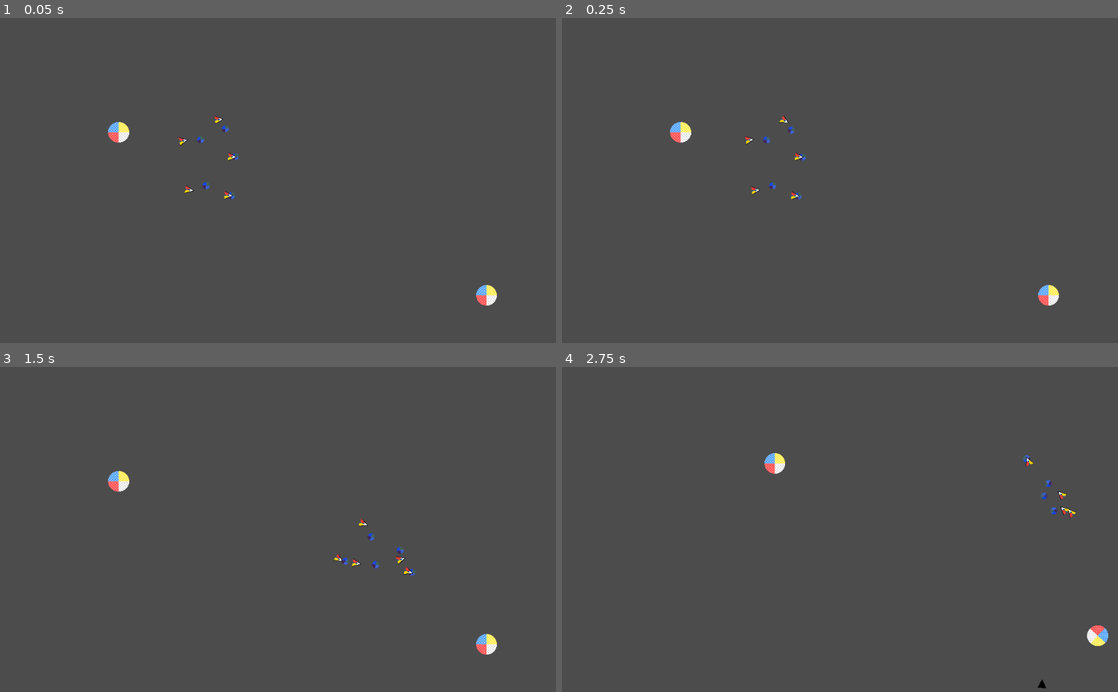
Above: before the commit, frames 1-4 (two rows, left to right).
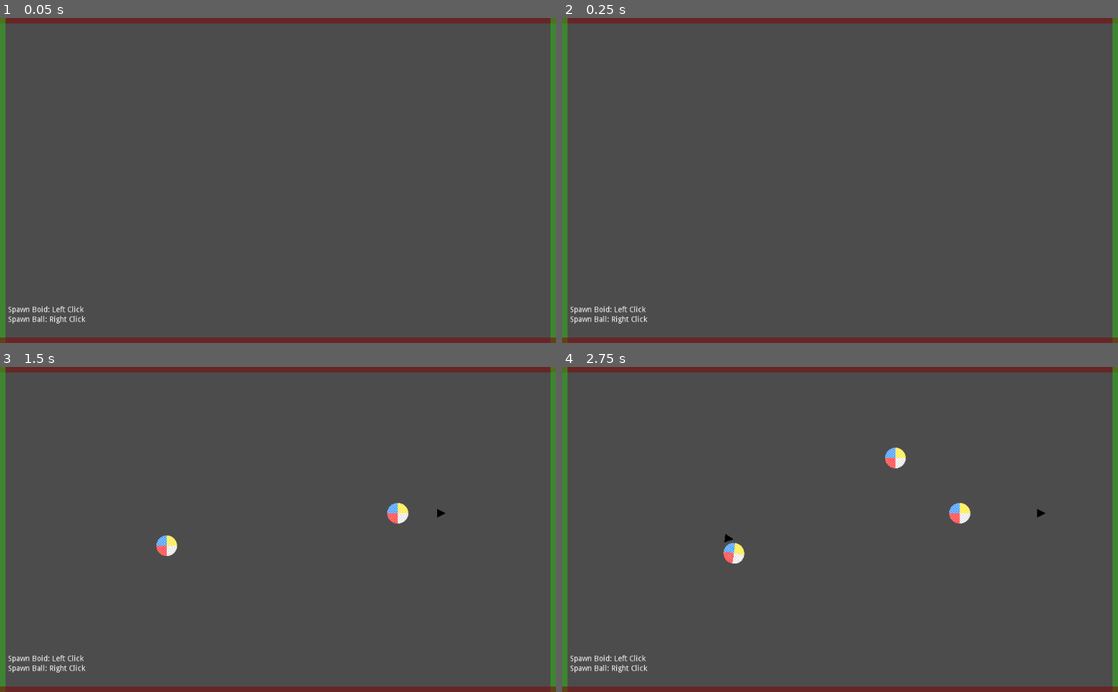
Above: after the commit, the same moments.

Repository: CluckeyMcCormick/fictional-guacamole
Game: Godot game, scene res://scenes/proto/BoidSpace.tscn
The game is run twice, just before and just after one commit, with the same random seed, the same clock (stepped at 60 frames per second) and the same inputs.
Inputs (mouse positions are in pixels of both pictures, inside the frame that each line leads up to):
- Up to frame 1 (0.05 s): no input
- Up to frame 2 (0.25 s): no input
- Up to frame 3 (1.5 s): move the mouse to (400, 513) at 0.52 s; press the mouse at (400, 513) at 0.53 s; right-click (400, 513) at 0.8 s; move the mouse to (166, 545) at 1.27 s; release the mouse at (166, 545) at 1.28 s; right-click (166, 545) at 1.35 s
- Up to frame 4 (2.75 s): click (728, 545) at 1.55 s; move the mouse to (895, 458) at 2.02 s; hold S (scroll_down) from 2.03 s (still down); right-click (895, 458) at 2.3 s

The runs differ from the first frame. In frame 1, 6.2% of the frame differs, in the area x 0-100%, y 0-100%; in frame 2, 6.2%; in frame 3, 6.6%; in frame 4, 6.8%.

Commit message:
Spawn boids & balls on command
To finish up the boid experiment, I want to readily play around with
the amount of boids and the amount of obstacles (death balls).

To that end, I've created the BoidSpawner scene, which now
encapsulates the BoidFaction scene. This scene listens for input on
the left & right mouse clicks; it then spawns a boid or a ball.

To make the control scheme clearer, I also added a small GUI. It's a
of text lines to tell the user the control scheme.

Diff:
--- a/FicGuac/project.godot
+++ b/FicGuac/project.godot
@@ -46,6 +46,16 @@
 "events": [ Object(InputEventKey,"resource_local_to_scene":false,"resource_name":"","device":0,"alt":false,"shift":false,"control":false,"meta":false,"command":false,"pressed":false,"scancode":80,"unicode":0,"echo":false,"script":null)
  ]
 }
+spawn_boid={
+"deadzone": 0.5,
+"events": [ Object(InputEventMouseButton,"resource_local_to_scene":false,"resource_name":"","device":-1,"alt":false,"shift":false,"control":false,"meta":false,"command":false,"button_mask":0,"position":Vector2( 0, 0 ),"global_position":Vector2( 0, 0 ),"factor":1.0,"button_index":1,"pressed":false,"doubleclick":false,"script":null)
+ ]
+}
+spawn_death_ball={
+"deadzone": 0.5,
+"events": [ Object(InputEventMouseButton,"resource_local_to_scene":false,"resource_name":"","device":0,"alt":false,"shift":false,"control":false,"meta":false,"command":false,"button_mask":0,"position":Vector2( 0, 0 ),"global_position":Vector2( 0, 0 ),"factor":1.0,"button_index":2,"pressed":false,"doubleclick":false,"script":null)
+ ]
+}
 
 [layer_names]
 
--- a/FicGuac/scenes/proto/BoidSpace.gd
+++ b/FicGuac/scenes/proto/BoidSpace.gd
@@ -14,12 +14,6 @@
         randomize()
     Engine.time_scale = engine_speed
 
-    $boid01.set_faction($MasterFaction)
-    $boid02.set_faction($MasterFaction)
-    $boid03.set_faction($MasterFaction)
-    $boid04.set_faction($MasterFaction)
-    $boid05.set_faction($MasterFaction)
-
 # Called every frame. 'delta' is the elapsed time since the previous frame.
 #func _process(delta):
 #    pass
--- a/FicGuac/scenes/proto/BoidSpace.tscn
+++ b/FicGuac/scenes/proto/BoidSpace.tscn
@@ -1,9 +1,7 @@
-[gd_scene load_steps=9 format=2]
+[gd_scene load_steps=7 format=2]
 
 [ext_resource path="res://scenes/proto/BoidSpace.gd" type="Script" id=1]
-[ext_resource path="res://scenes/proto/boid/BoidMicro.tscn" type="PackedScene" id=2]
-[ext_resource path="res://scenes/proto/BounceBall.tscn" type="PackedScene" id=3]
-[ext_resource path="res://scenes/proto/boid/BoidFaction.tscn" type="PackedScene" id=4]
+[ext_resource path="res://scenes/proto/boid/BoidSpawner.tscn" type="PackedScene" id=2]
 
 [sub_resource type="RectangleShape2D" id=1]
 extents = Vector2( 512, 10 )
@@ -20,45 +18,70 @@
 [node name="Node2D" type="Node2D"]
 script = ExtResource( 1 )
 
-[node name="boid01" parent="." instance=ExtResource( 2 )]
-position = Vector2( 428.16, 256.323 )
-
-[node name="boid02" parent="." instance=ExtResource( 2 )]
-position = Vector2( 337.946, 226.252 )
-
-[node name="boid03" parent="." instance=ExtResource( 2 )]
-position = Vector2( 421, 327.922 )
-
-[node name="boid04" parent="." instance=ExtResource( 2 )]
-position = Vector2( 349.401, 317.898 )
-
-[node name="boid05" parent="." instance=ExtResource( 2 )]
-position = Vector2( 403.817, 187.589 )
-
 [node name="CollideBox" type="StaticBody2D" parent="."]
 editor/display_folded = true
-visible = false
 
 [node name="cbTop" type="CollisionShape2D" parent="CollideBox"]
 position = Vector2( 512, 0 )
 shape = SubResource( 1 )
 
+[node name="cbColoTop" type="ColorRect" parent="CollideBox"]
+margin_top = -10.0
+margin_right = 1024.0
+margin_bottom = 10.0
+color = Color( 0.513726, 0, 0, 0.501961 )
+
 [node name="cbLeft" type="CollisionShape2D" parent="CollideBox"]
 position = Vector2( 0, 300 )
 shape = SubResource( 2 )
+
+[node name="cbColoLeft" type="ColorRect" parent="CollideBox"]
+margin_left = -10.0
+margin_right = 10.0
+margin_bottom = 600.0
+color = Color( 0.191162, 0.75, 0.09375, 0.501961 )
 
 [node name="cbRight" type="CollisionShape2D" parent="CollideBox"]
 position = Vector2( 1024, 300 )
 shape = SubResource( 3 )
 
+[node name="cbColoRight" type="ColorRect" parent="CollideBox"]
+margin_left = 1014.09
+margin_top = 0.179619
+margin_right = 1034.09
+margin_bottom = 600.18
+color = Color( 0.191162, 0.75, 0.09375, 0.501961 )
+
 [node name="cbBottom" type="CollisionShape2D" parent="CollideBox"]
 position = Vector2( 512, 600 )
 shape = SubResource( 4 )
 
-[node name="BounceBall" parent="." instance=ExtResource( 3 )]
-position = Vector2( 218.537, 211.171 )
+[node name="cbColoBottom" type="ColorRect" parent="CollideBox"]
+margin_top = 590.0
+margin_right = 1024.0
+margin_bottom = 610.0
+color = Color( 0.513726, 0, 0, 0.501961 )
 
-[node name="BounceBall2" parent="." instance=ExtResource( 3 )]
-position = Vector2( 896.249, 511.967 )
+[node name="BoidSpawner" parent="." instance=ExtResource( 2 )]
 
-[node name="MasterFaction" parent="." instance=ExtResource( 4 )]
+[node name="BottomLine" type="HBoxContainer" parent="."]
+margin_left = 15.0
+margin_top = 532.0
+margin_right = 999.0
+margin_bottom = 590.0
+
+[node name="Controls" type="VBoxContainer" parent="BottomLine"]
+editor/display_folded = true
+margin_right = 142.0
+margin_bottom = 58.0
+
+[node name="LeftClick" type="Label" parent="BottomLine/Controls"]
+margin_right = 142.0
+margin_bottom = 14.0
+text = "Spawn Boid: Left Click"
+
+[node name="RightClick" type="Label" parent="BottomLine/Controls"]
+margin_top = 18.0
+margin_right = 142.0
+margin_bottom = 32.0
+text = "Spawn Ball: Right Click"
--- a/FicGuac/scenes/proto/boid/BoidFaction.tscn
+++ /dev/null
@@ -1,6 +0,0 @@
-[gd_scene load_steps=2 format=2]
-
-[ext_resource path="res://scenes/proto/boid/BoidFaction.gd" type="Script" id=1]
-
-[node name="BoidFaction" type="Node2D"]
-script = ExtResource( 1 )
--- /dev/null
+++ b/FicGuac/scenes/proto/boid/BoidSpawner.gd
@@ -0,0 +1,38 @@
+extends Node2D
+
+# Declare member variables here. Examples:
+# var a = 2
+# var b = "text"
+
+# The team name that we'll pass down to the BoidFaction
+export(String) var faction_name = "TEAM NAME HERE!"
+
+# Our boid scene; we need to load this so we can instance it
+var MICRO_BOID_SCENE = load("res://scenes/proto/boid/BoidMicro.tscn")
+# The bouncy ball scene
+var BOUNCY_BALL_SCENE = load("res://scenes/proto/BounceBall.tscn")
+
+# Called when the node enters the scene tree for the first time.
+func _ready():
+    pass # Replace with function body.
+
+func _input(event):
+    if event.is_action_pressed("spawn_boid"):
+         # Create a new boid
+        var boid_node = MICRO_BOID_SCENE.instance()
+        # Set the position
+        boid_node.position = event.position
+        # Set the faction
+        boid_node.set_faction($BoidFaction)
+        # Set it lose!
+        add_child(boid_node) # Add it as a child of this node.
+    if event.is_action_pressed("spawn_death_ball"):
+         # Create a new boid
+        var ball_node = BOUNCY_BALL_SCENE.instance()
+        # Set the position
+        ball_node.position = event.position
+        # Set it lose!
+        add_child(ball_node) # Add it as a child of this node.
+# Called every frame. 'delta' is the elapsed time since the previous frame.
+#func _process(delta):
+#    pass
--- /dev/null
+++ b/FicGuac/scenes/proto/boid/BoidSpawner.tscn
@@ -0,0 +1,10 @@
+[gd_scene load_steps=3 format=2]
+
+[ext_resource path="res://scenes/proto/boid/BoidSpawner.gd" type="Script" id=1]
+[ext_resource path="res://scenes/proto/boid/BoidFaction.gd" type="Script" id=2]
+
+[node name="BoidSpawner" type="Node2D"]
+script = ExtResource( 1 )
+
+[node name="BoidFaction" type="Node2D" parent="."]
+script = ExtResource( 2 )
